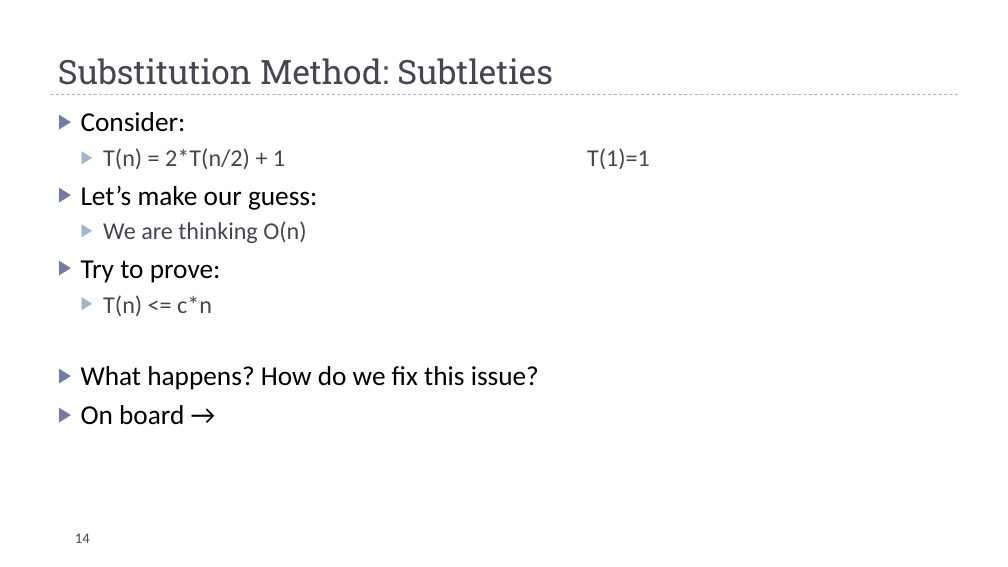
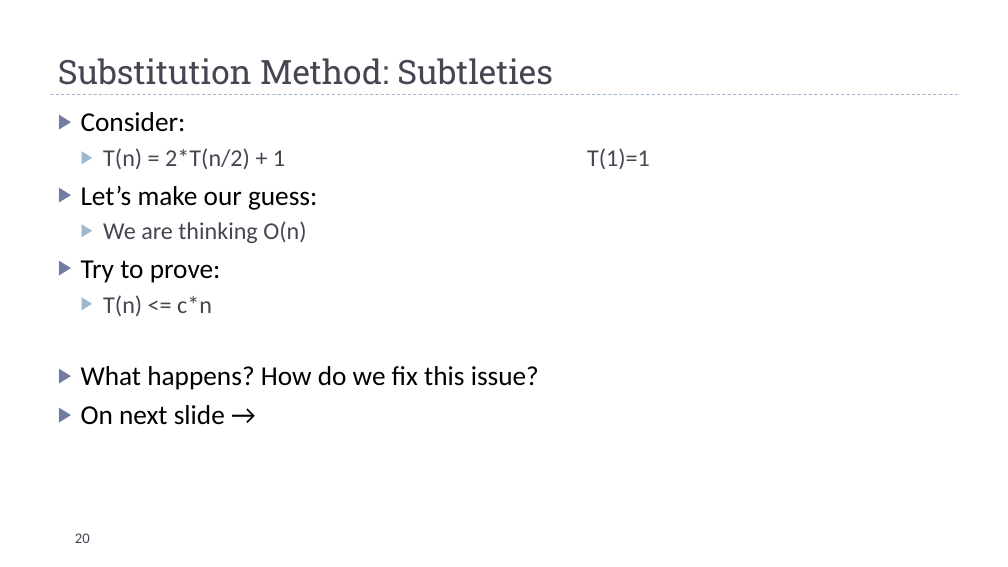
Before and after one commit to markfloryan/dsa2, a slide deck: slide 20 of slides/03-Recurrences.pptx (slide 14 before the commit). Drawn at 1008x567 pixels with LibreOffice and Linux fonts; fonts in the diff are those of the drawing. Boxes give left, top, right and bottom in pixels: in the first picture for what was removed or moved away, otherwise in the second. Text is boxed around its words. In the diff, an @@ line names an element or a change of style, - is before the commit and + after.

```diff
--- a/slides/03-Recurrences.pptx
+++ b/slides/03-Recurrences.pptx
@@ text at (81, 405, 225, 425): text changed @@
-▶ On board →
+▶ On next slide →
@@ page number at (75, 533, 90, 543): text changed @@
-14
+20
```
Also in this commit, not shown: 4 other slides changed, 3 slides removed, 3 other files.
